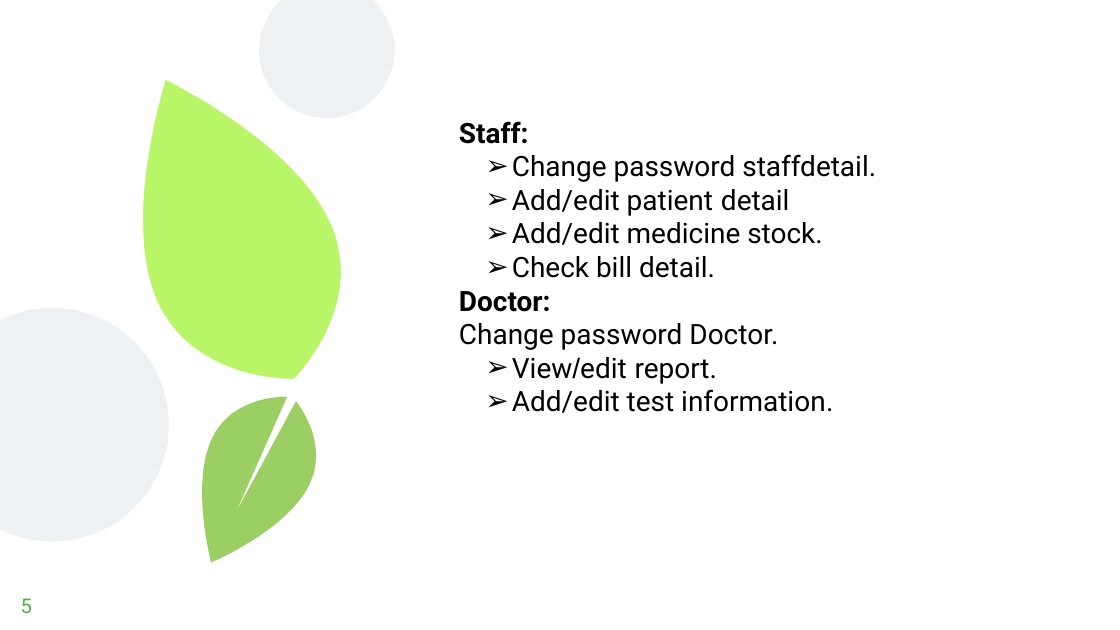
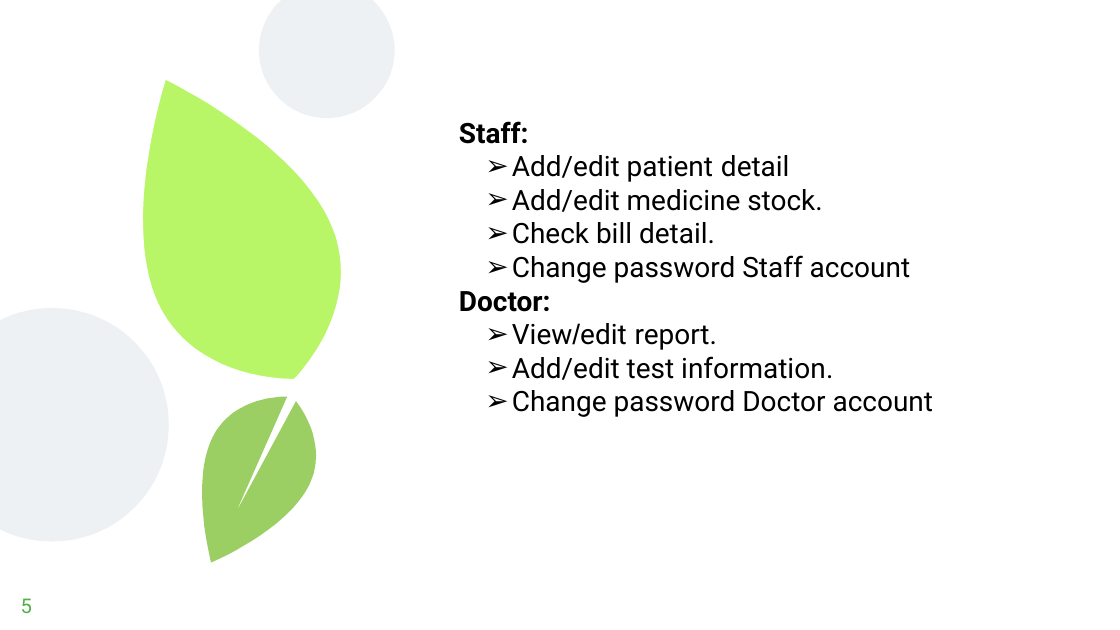
Before and after one commit to qanh2204/CP1996M04_Group1, a slide deck: slide 5 of projectGroup1/Solanio · SlidesCarnival.pptx. Drawn at 1120x630 pixels with LibreOffice and Linux fonts; fonts in the diff are those of the drawing. Boxes give left, top, right and bottom in pixels: in the first picture for what was removed or moved away, otherwise in the second. Text is boxed around its words. In the diff, an @@ line names an element or a change of style, - is before the commit and + after.

```diff
--- a/projectGroup1/Solanio · SlidesCarnival.pptx
+++ b/projectGroup1/Solanio · SlidesCarnival.pptx
@@ text at (512, 154, 876, 182): paragraph removed @@
-  ➢ Change password staffdetail.
@@ text at (512, 255, 911, 283): paragraph added @@
+  ➢ Change password Staff account
@@ text at (459, 323, 778, 350): paragraph removed @@
-Change password Doctor.
@@ text at (512, 390, 933, 417): paragraph added @@
+  ➢ Change password Doctor account
```
Also in this commit, not shown: 11 other slides changed, 4 slides added, 55 other files.
